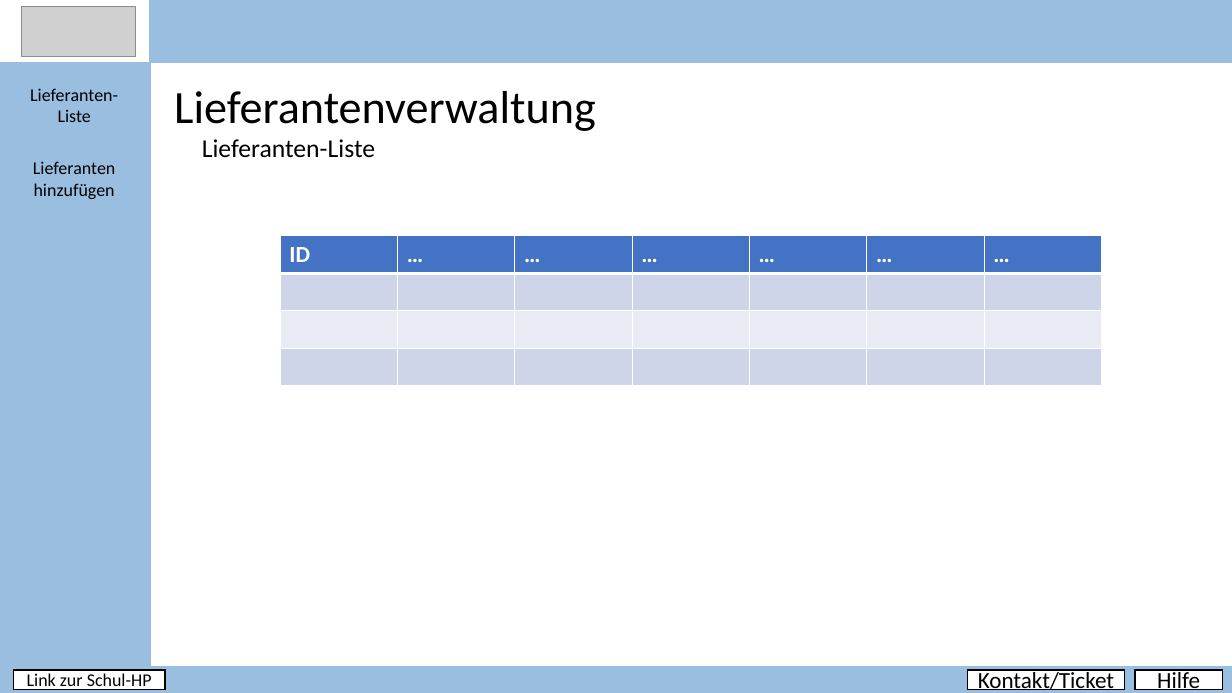
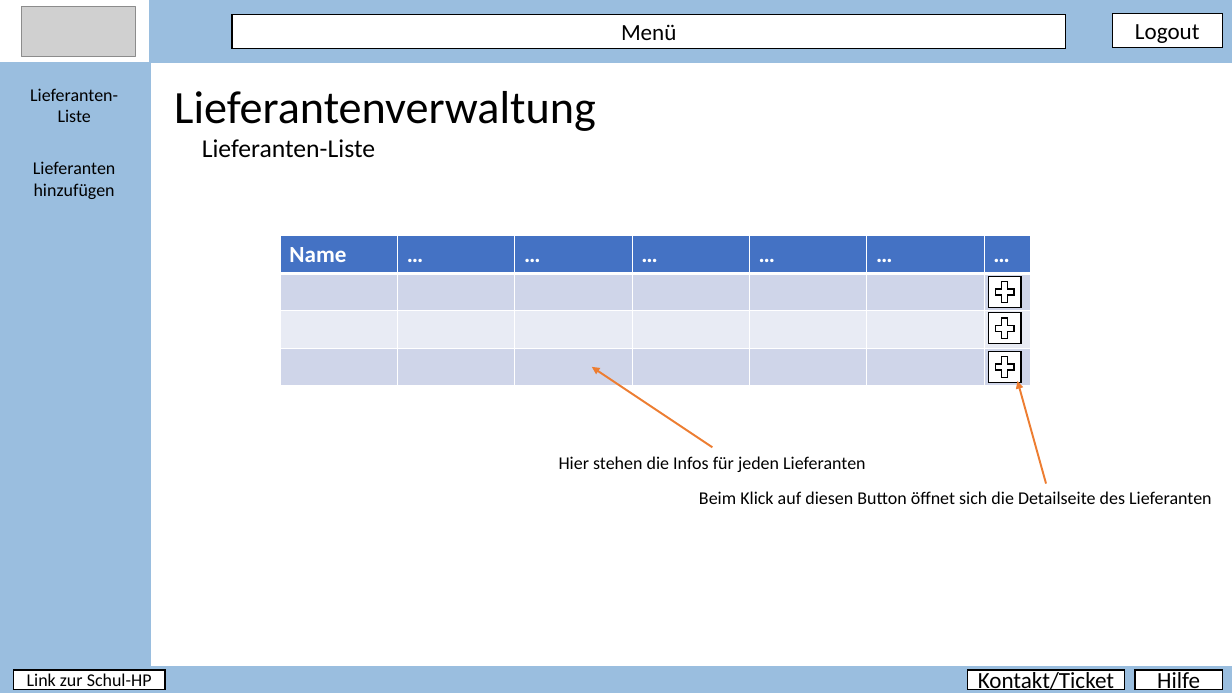
Before and after one commit to PapAnte/g2schoolproject, a slide deck: slide 15 of layout/Layout.pptx. Drawn at 1232x693 pixels with LibreOffice and Linux fonts; fonts in the diff are those of the drawing; grey boxes stand for pictures. Boxes give left, top, right and bottom in pixels: in the first picture for what was removed or moved away, otherwise in the second. Text is boxed around its words. In the diff, an @@ line names an element or a change of style, - is before the commit and + after.

```diff
--- a/layout/Layout.pptx
+++ b/layout/Layout.pptx
@@ rectangle added at [232, 15, 1066, 49], fill #FFFFFF, outline #000000 1 pt, 18 pt, text #000000 @@
+Menü
@@ rectangle added at [1113, 14, 1223, 48], fill #FFFFFF, outline #000000 1 pt, 18 pt, text #000000 @@
+Logout
@@ table at [280, 236, 1031, 385] @@
-row 1, column 1: ID
+row 1, column 1: Name
@@ table: place and size @@
-table at [280, 236, 1102, 385]
+table at [280, 236, 1031, 385]
@@ rectangle added at [989, 276, 1021, 308], fill #FFFFFF, outline #000000 1 pt @@
@@ plus sign added at [993, 278, 1019, 306], fill #FFFFFF, outline #000000 1 pt @@
@@ rectangle added at [989, 312, 1021, 344], fill #FFFFFF, outline #000000 1 pt @@
@@ plus sign added at [993, 314, 1019, 342], fill #FFFFFF, outline #000000 1 pt @@
@@ rectangle added at [989, 351, 1021, 383], fill #FFFFFF, outline #000000 1 pt @@
@@ plus sign added at [993, 353, 1019, 381], fill #FFFFFF, outline #000000 1 pt @@
@@ arrow added from (713, 447) to (592, 367), #ED7D31 1.5 pt @@
@@ arrow added from (1046, 483) to (1018, 381), #ED7D31 1.5 pt @@
@@ text added at [559, 456, 866, 472], 14 pt, text #000000 @@
+Hier stehen die Infos für jeden Lieferanten
@@ text added at [699, 491, 1212, 504], 14 pt, text #000000 @@
+Beim Klick auf diesen Button öffnet sich die Detailseite des Lieferanten
```
Also in this commit, not shown: 16 other slides changed.
